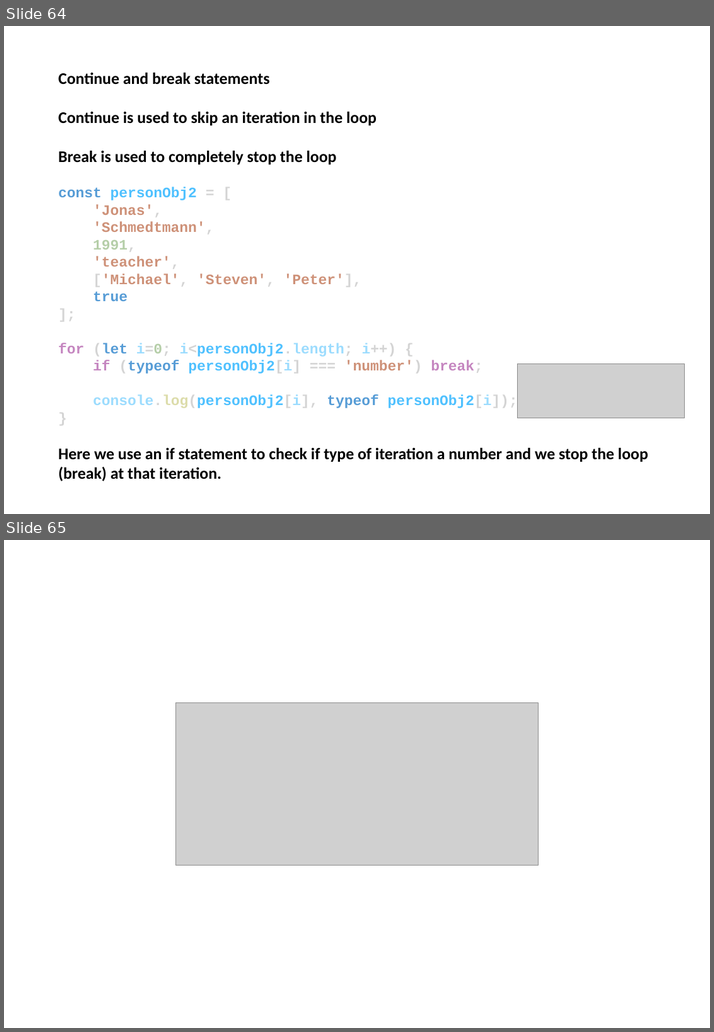
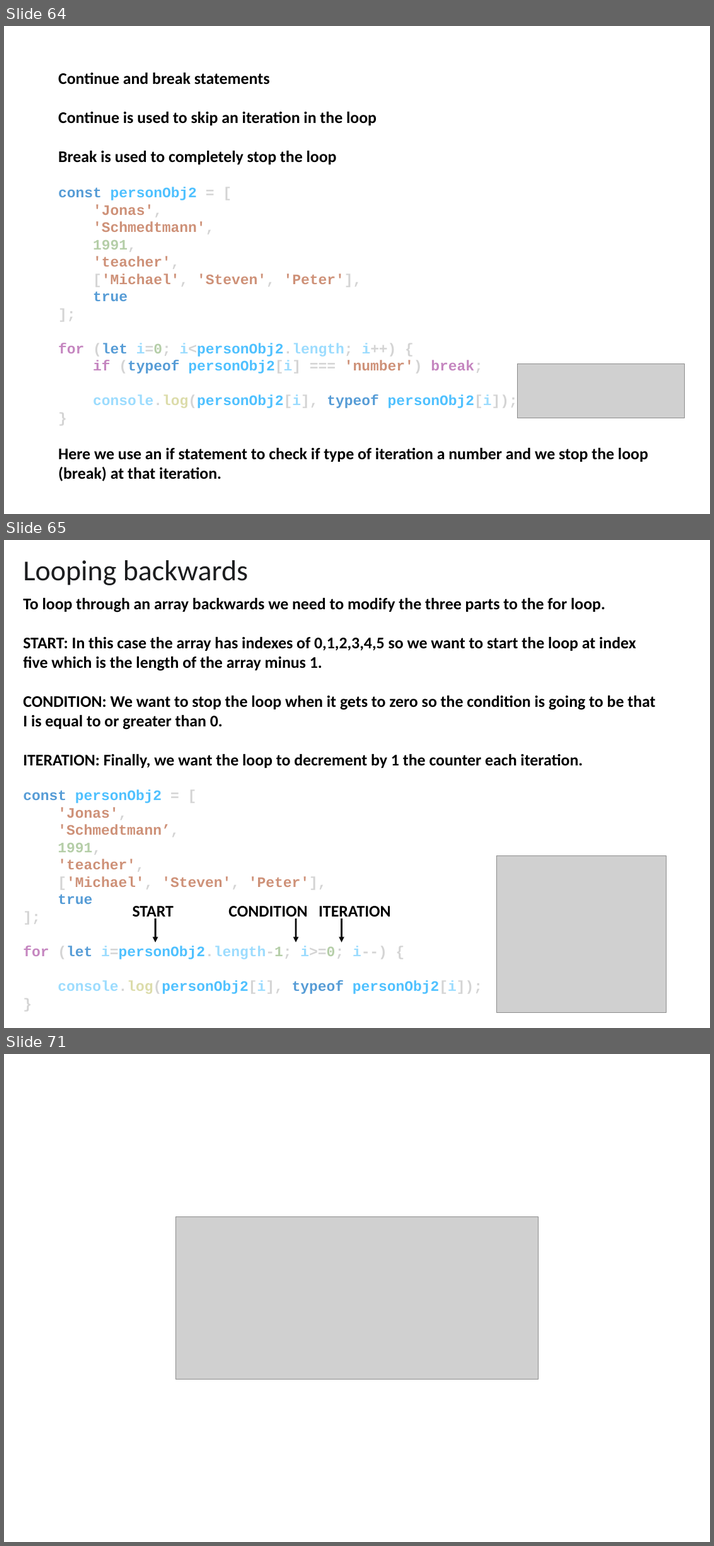
Before and after one commit to EL-EL-BCN/Complete-Javascript-Course, a slide deck: complete-javascript-course.pptx. Shown one above the other, each under a label of ours: slides 64 and 65 before the commit, slides 64, 65 and 71 after it; the slides between them are not shown. The pictures are 714x1032 and 714x1546 pixels, drawn with LibreOffice and Linux fonts; fonts in the diff are those of the drawing; grey boxes stand for pictures. Boxes give left, top, right and bottom in pixels: in the first picture for what was removed or moved away, otherwise in the second. Text is boxed around its words. In the diff, an @@ line names an element or a change of style, - is before the commit and + after.

```diff
--- a/complete-javascript-course.pptx
+++ b/complete-javascript-course.pptx
@@ slide 65 added at <box>4,540,710,1028</box>, background #FFFFFF @@
@@ text added at <box>23,560,248,585</box>, 32 pt, text #1C1D1F @@
+Looping backwards
@@ text added at <box>23,598,655,994</box>, 18 pt, text #000000, bold @@
+To loop through an array backwards we need to modify the three parts to the for loop.
+START: In this case the array has indexes of 0,1,2,3,4,5 so we want to start the loop at index five which is the length of the array minus 1.
+CONDITION: We want to stop the loop when it gets to zero so the condition is going to be that I is equal to or greater than 0.
+ITERATION: Finally, we want the loop to decrement by 1 the counter each iteration.
+const personObj2 = [
+'Jonas',
+'Schmedtmann’,
+1991,
+'teacher',
+['Michael', 'Steven', 'Peter'],
+true
+];
+for (let i=personObj2.length-1; i>=0; i--) {
+console.log(personObj2[i], typeof personObj2[i]);
+}
@@ picture added at <box>497,856,666,1013</box> @@
@@ text added at <box>133,906,391,921</box>, 18 pt, text #000000, bold @@
+START CONDITION ITERATION
@@ arrow added from (155, 919) to (155, 943), #000000 2 pt @@
@@ arrow added from (296, 919) to (296, 943), #000000 2 pt @@
@@ arrow added from (342, 919) to (342, 943), #000000 2 pt @@
@@ what was slide 65 is now slide 71 @@
```
Also in this commit, not shown: 1 slide changed, 5 other slides added, 1 other file.
